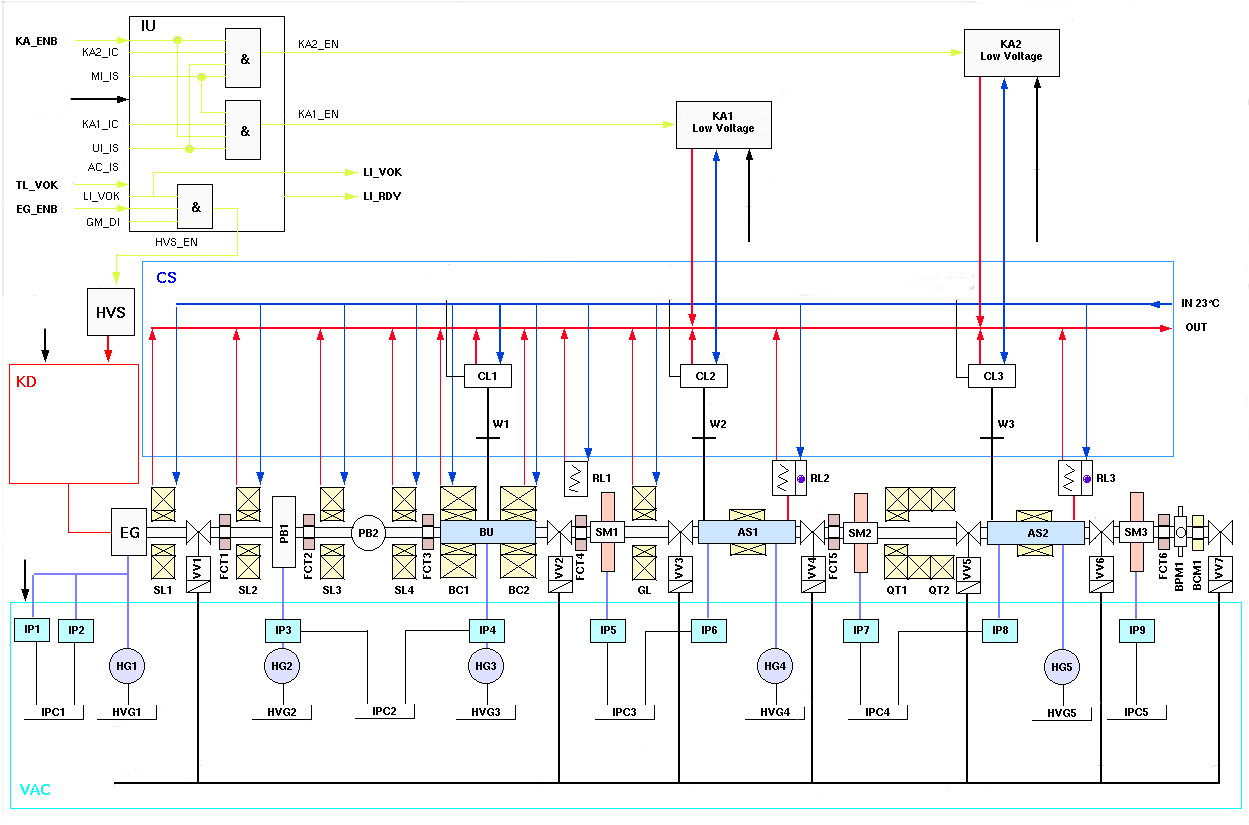
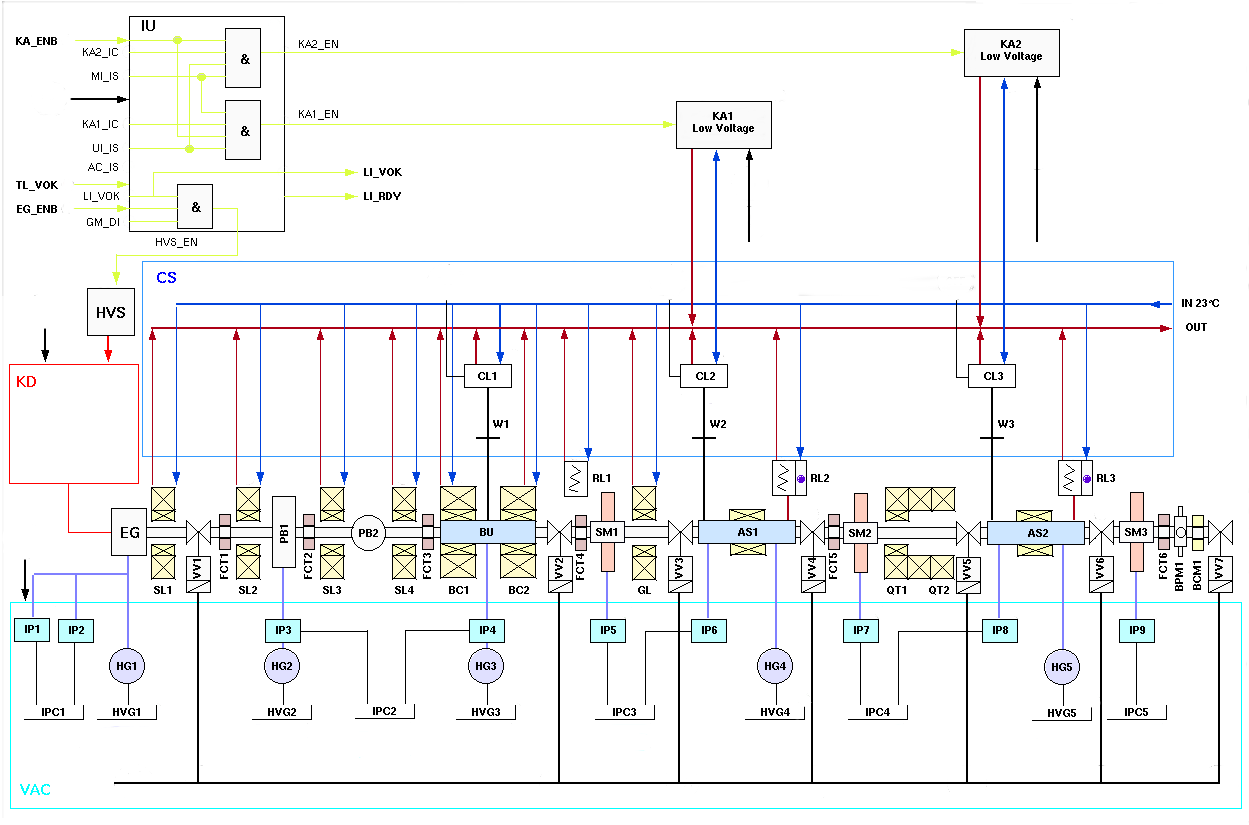
Revision of a layered 1249 x 825 image; what changed, layer by layer:
painted on "Pasted Layer" over left=149, top=77, right=1172, bottom=520
